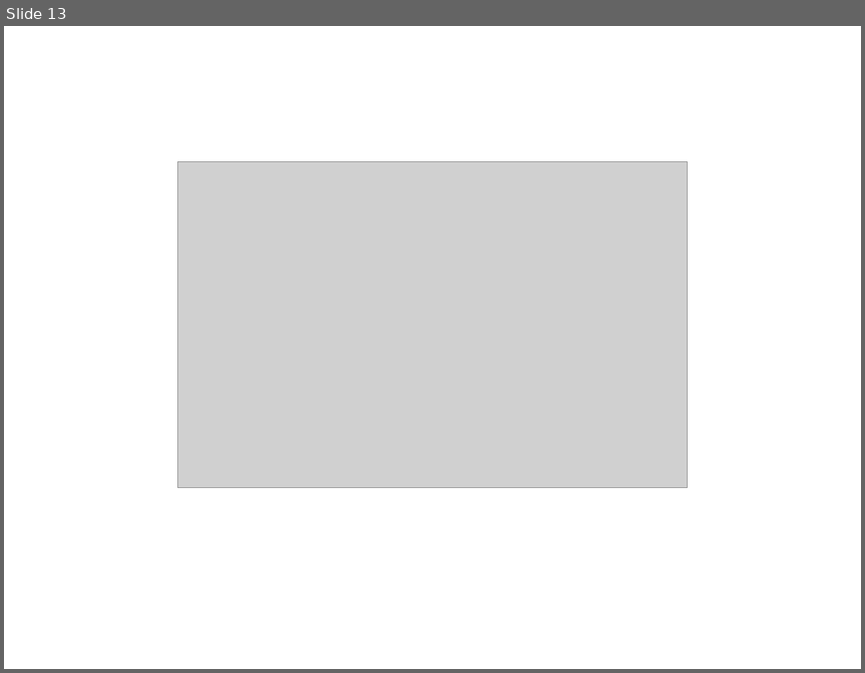
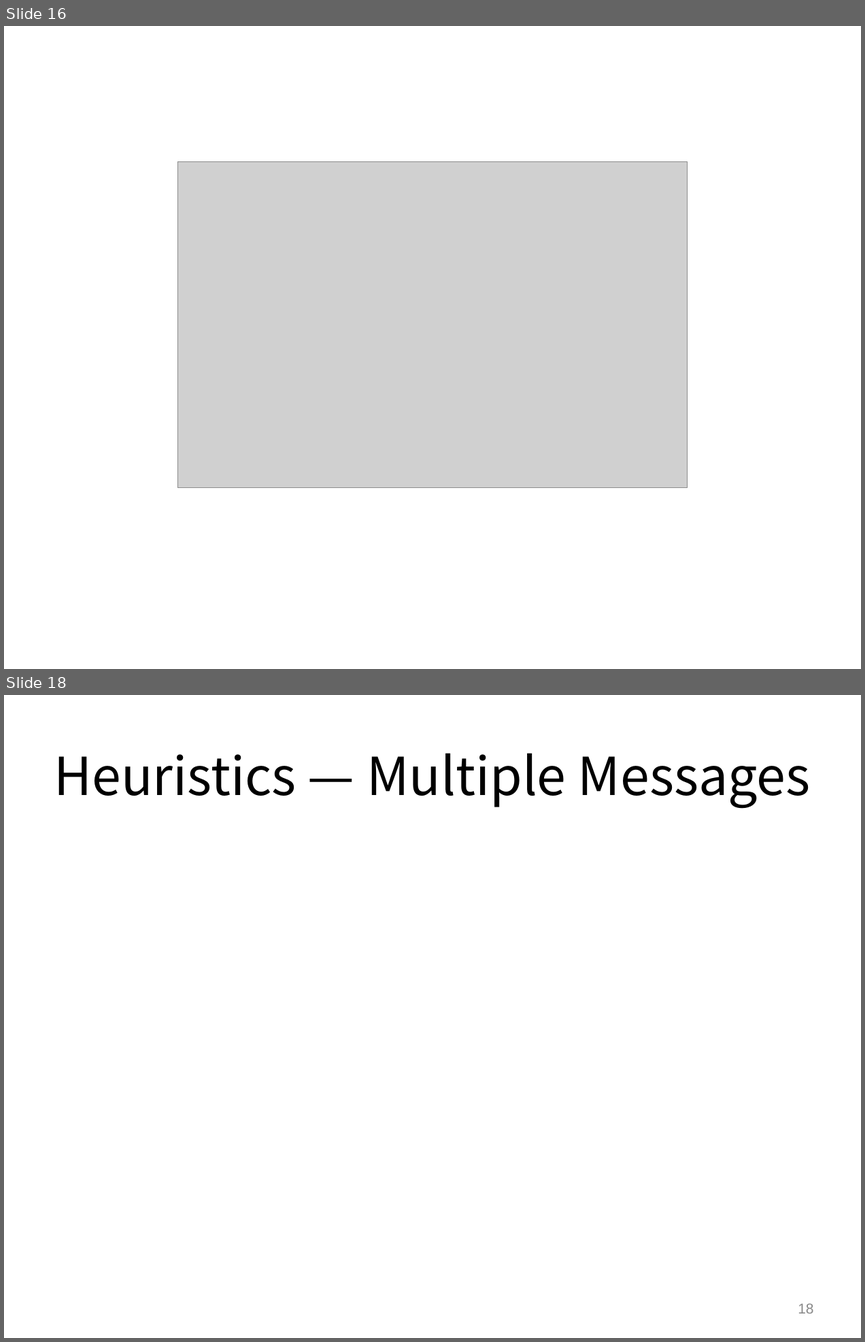
Before and after one commit to gfanti/anonymous-social-networks, a slide deck: presentation/presentation.pptx. Shown one above the other, each under a label of ours: slide 13 before the commit, slides 16 and 18 after it; the slides between them are not shown. The pictures are 865x673 and 865x1342 pixels, drawn with LibreOffice and Linux fonts; fonts in the diff are those of the drawing; grey boxes stand for pictures. Boxes give left, top, right and bottom in pixels: in the first picture for what was removed or moved away, otherwise in the second. Text is boxed around its words. In the diff, an @@ line names an element or a change of style, - is before the commit and + after.

```diff
--- a/presentation/presentation.pptx
+++ b/presentation/presentation.pptx
@@ slide 18 added at box(4, 695, 861, 1338), background #FFFFFF @@
@@ title added at box(54, 753, 810, 808), 44 pt, text #000000 @@
+Heuristics — Multiple Messages
@@ page number added at box(798, 1303, 813, 1313), 12 pt, text #888888 @@
+18
@@ what was slide 13 is now slide 16 @@
```
Also in this commit, not shown: 10 slides changed, 4 other slides added, 2 slides removed.
